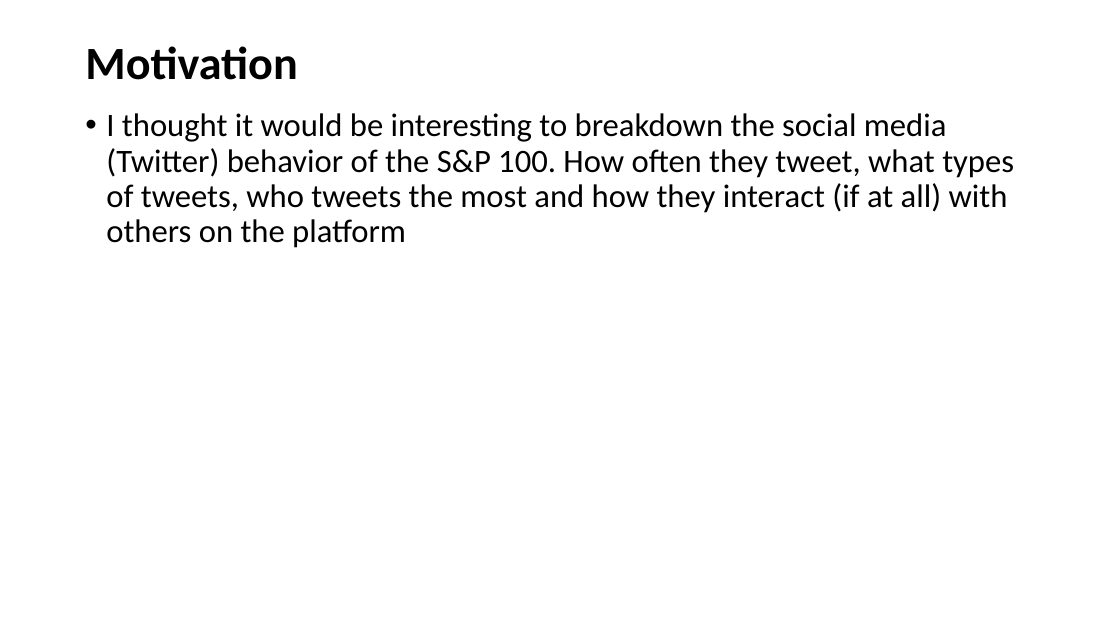
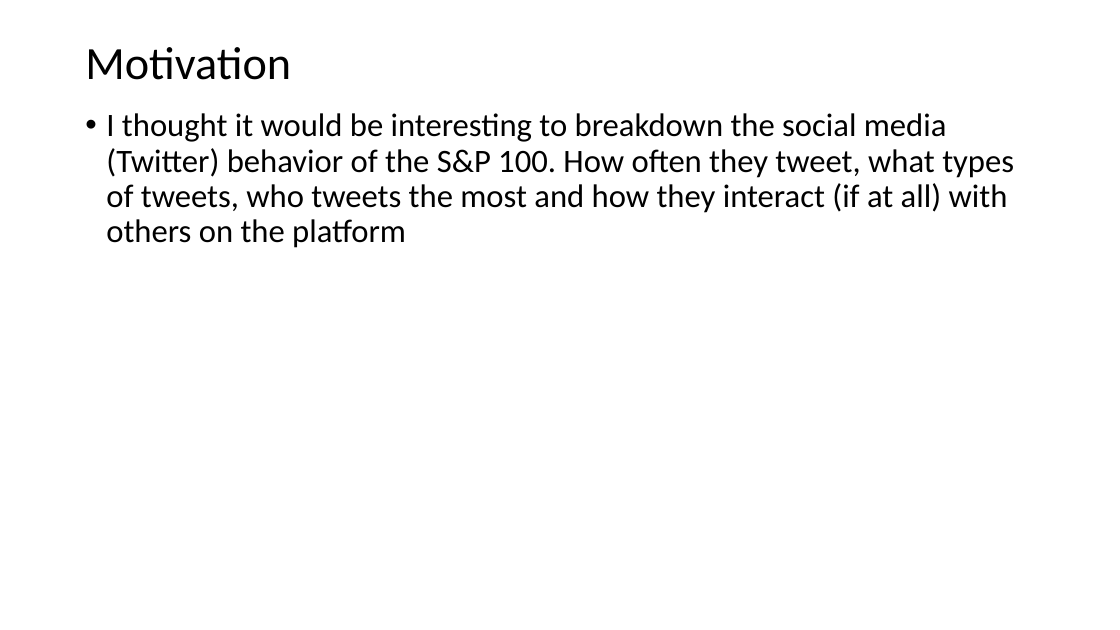
Before and after one commit to klinga88/Python-Data-Analytics-Project, a slide deck: slide 1 of project1_presentation.pptx. Drawn at 1120x630 pixels with LibreOffice and Linux fonts; fonts in the diff are those of the drawing. Boxes give left, top, right and bottom in pixels: in the first picture for what was removed or moved away, otherwise in the second. Text is boxed around its words. In the diff, an @@ line names an element or a change of style, - is before the commit and + after.

```diff
--- a/project1_presentation.pptx
+++ b/project1_presentation.pptx
@@ title "Motivation" at (85, 47, 291, 80): bold off @@
```
Also in this commit, not shown: 3 other files.
